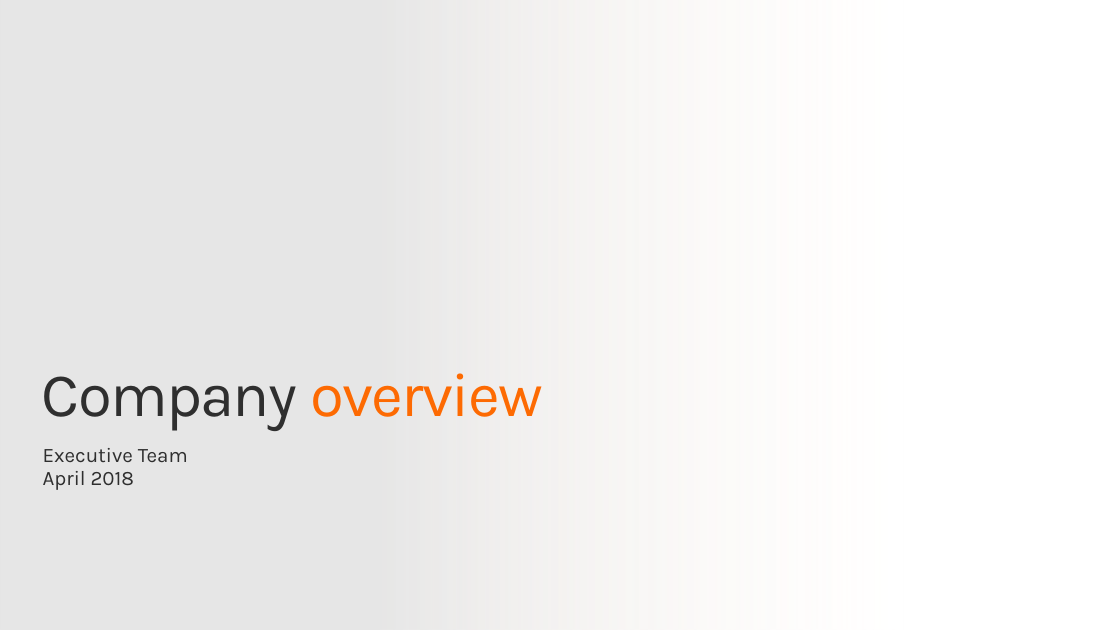
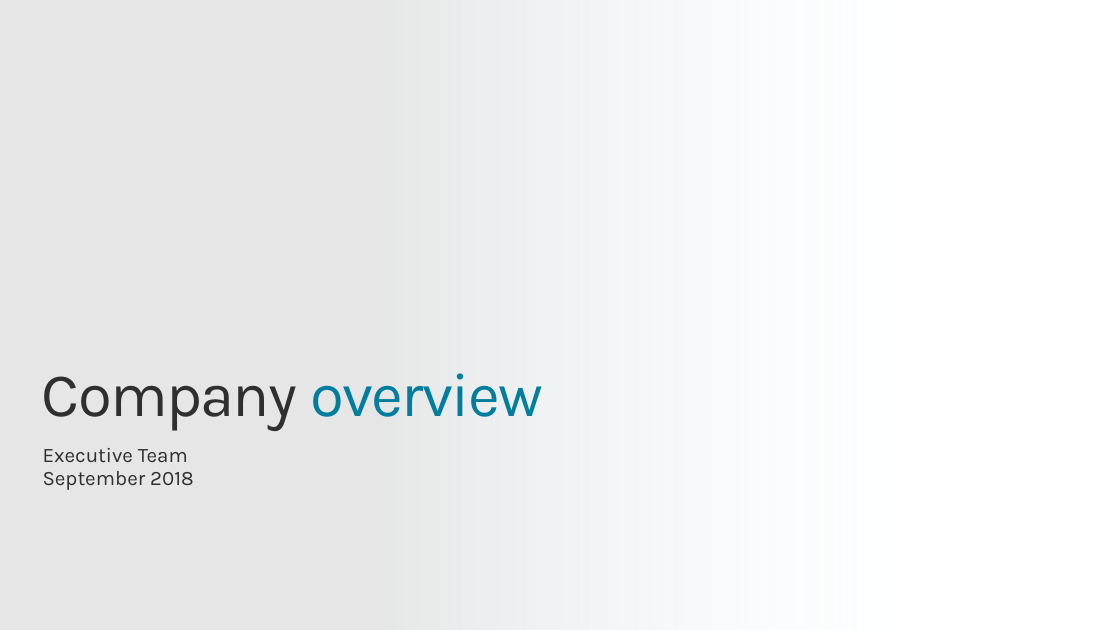
Before and after one commit to dnldpd623/SharePoint-starter-kit-solution, a slide deck: slide 1 of provisioning/hierarchy/resources/documents/Contoso_Report.pptx. Drawn at 1120x630 pixels with LibreOffice and Linux fonts; fonts in the diff are those of the drawing; background and template pictures are left out. Boxes give left, top, right and bottom in pixels: in the first picture for what was removed or moved away, otherwise in the second. Text is boxed around its words. In the diff, an @@ line names an element or a change of style, - is before the commit and + after.

```diff
--- a/provisioning/hierarchy/resources/documents/Contoso_Report.pptx
+++ b/provisioning/hierarchy/resources/documents/Contoso_Report.pptx
@@ rectangle at (0, 0, 905, 630): fill gradient #FFF8F2 to #E6E6E6 to gradient #EEFBFF to #E6E6E6 @@
@@ title "Company overview" at (42, 373, 543, 431): text colour #FD6A02 to #017E9D in "overview" @@
@@ text at (43, 471, 194, 490): text changed @@
-April 2018
+September 2018
```
Also in this commit, not shown: 5 other slides changed, 1 slide added, 1 other file.
